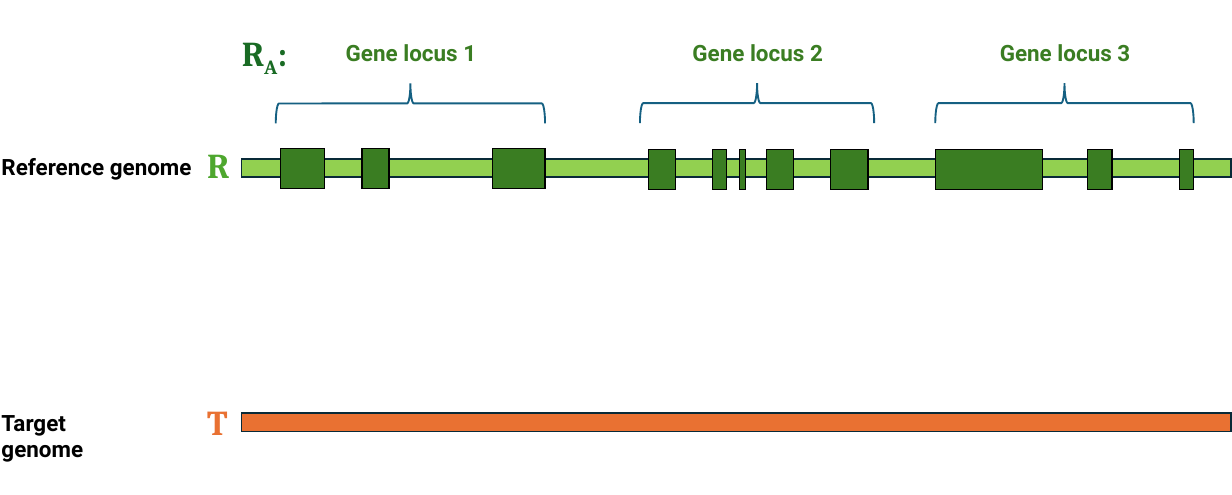
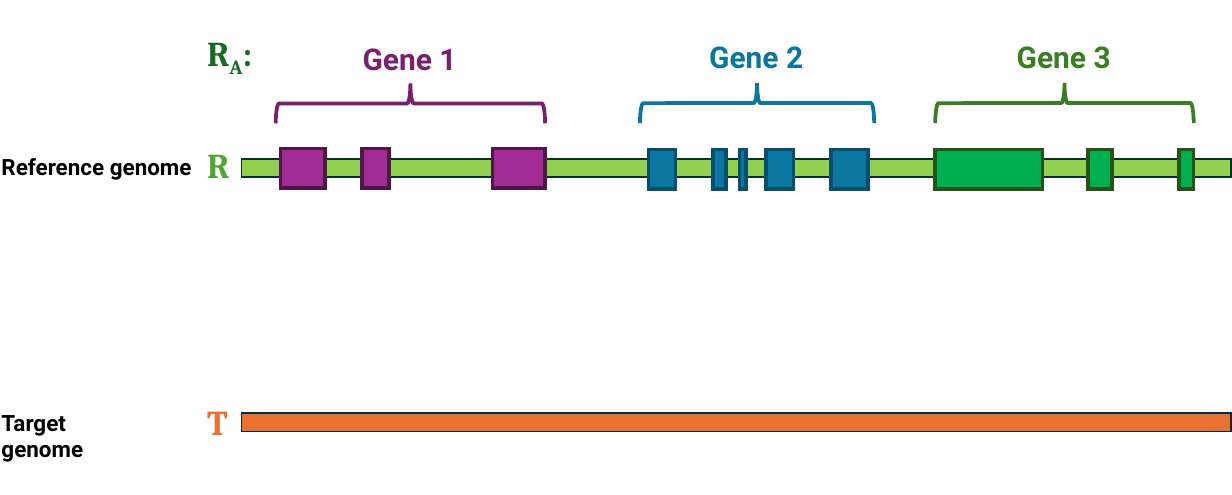
Before and after one commit to Kuanhao-Chao/LiftOn, a slide deck: slide 1 of docs/source/_images/liftover_illustration.pptx. Drawn at 1232x495 pixels with LibreOffice and Linux fonts; fonts in the diff are those of the drawing. Boxes give left, top, right and bottom in pixels: in the first picture for what was removed or moved away, otherwise in the second. Text is boxed around its words. In the diff, an @@ line names an element or a change of style, - is before the commit and + after.

```diff
--- a/docs/source/_images/liftover_illustration.pptx
+++ b/docs/source/_images/liftover_illustration.pptx
@@ text "RA:": place and size @@
-text "RA:" at (233,27,299,78)
+text "RA:" at (198,27,264,78)
@@ text at (363,48,456,71): text changed; size 18 to 24 pt; text colour #3B7D23 to #78206E @@
-Gene locus 1
+Gene 1
@@ text at (709,46,803,69): text changed; size 18 to 24 pt; text colour #3B7D23 to #0B76A0 @@
-Gene locus 2
+Gene 2
@@ text at (1017,46,1111,69): text changed; size 18 to 24 pt @@
-Gene locus 3
+Gene 3
@@ left brace at (275,83,545,123): outline #156082 1.5 pt to #78206E 3 pt @@
@@ left brace at (639,83,874,122): outline #156082 1.5 pt to #0B76A0 3 pt @@
@@ left brace at (935,83,1193,123): outline #156082 1.5 pt to #3B7D23 3 pt @@
@@ fill #3B7D23 to #A02B93; outline #000000 1 pt to #501649 3 pt in 3 elements at (281,148,325,188), (362,148,389,188), (493,148,545,188) @@
@@ fill #3B7D23 to #0B76A0; outline #000000 1 pt to #084F6A 3 pt in 5 elements at (649,150,676,189), (712,150,726,189), (831,150,869,189), (739,150,746,189), (766,150,793,189) @@
@@ fill #3B7D23 to #00B050; outline #000000 1 pt to #275417 3 pt in 3 elements at (935,150,1043,189), (1179,150,1193,189), (1088,150,1112,189) @@
```
Also in this commit, not shown: 1 other slide changed, 1 other file.
